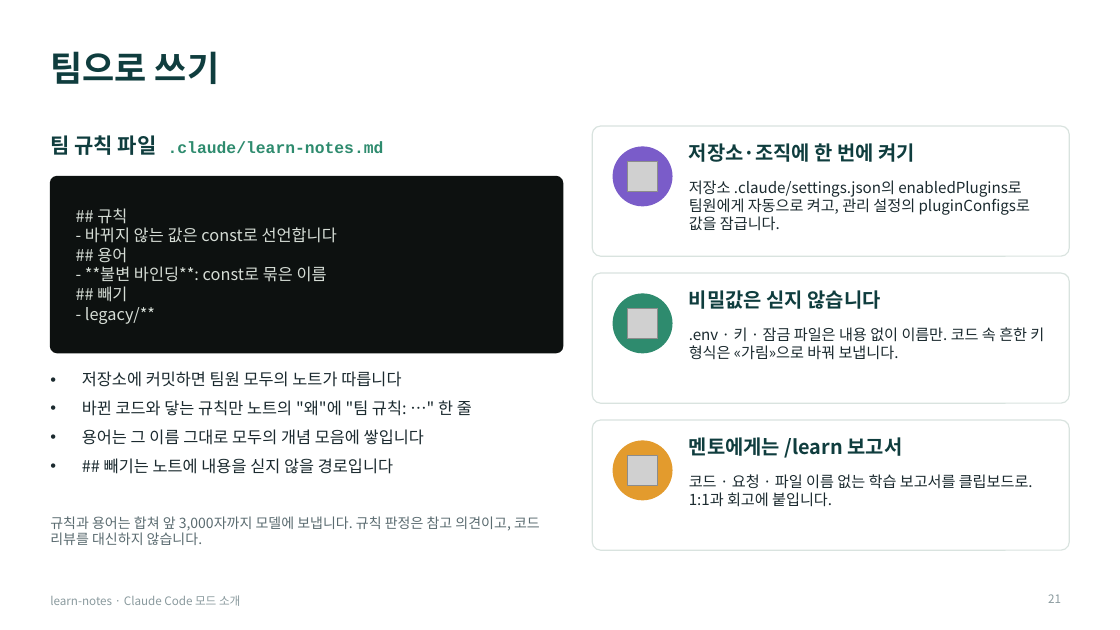
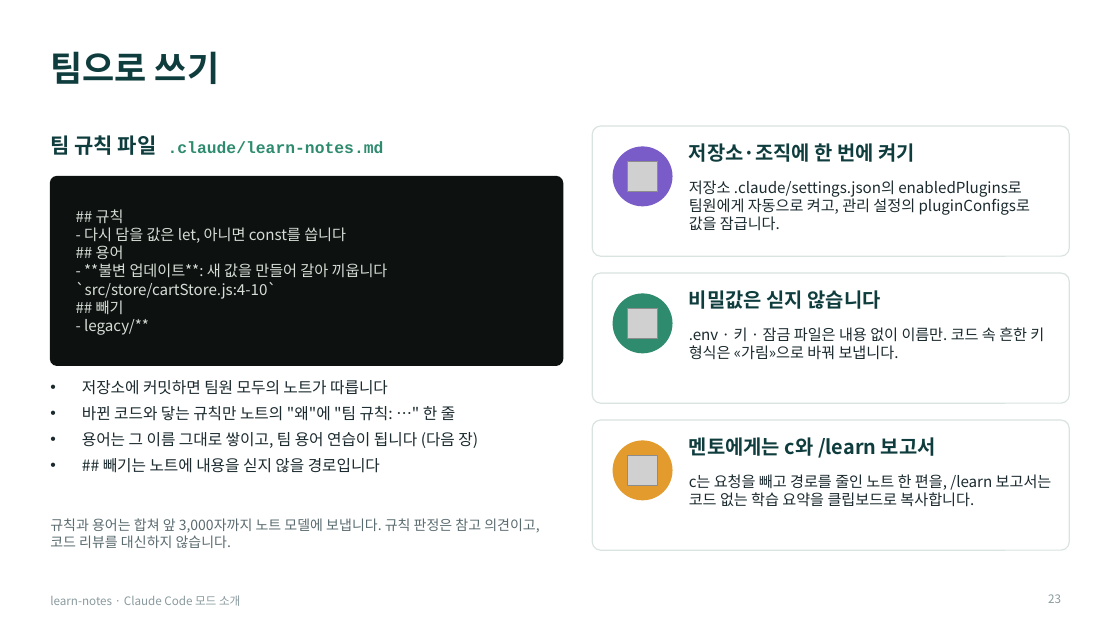
Before and after one commit to Owen-YC/learn-notes, a slide deck: slide 23 of docs/team/learn-notes-intro.pptx (slide 21 before the commit). Drawn at 1120x630 pixels with LibreOffice and Linux fonts; fonts in the diff are those of the drawing; grey boxes stand for pictures. Boxes give left, top, right and bottom in pixels: in the first picture for what was removed or moved away, otherwise in the second. Text is boxed around its words. In the diff, an @@ line names an element or a change of style, - is before the commit and + after.

```diff
--- a/docs/team/learn-notes-intro.pptx
+++ b/docs/team/learn-notes-intro.pptx
@@ rounded rectangle resized from (x1=50, y1=176, x2=563, y2=353) to (x1=50, y1=176, x2=563, y2=365) @@
@@ rounded rectangle at (x1=50, y1=176, x2=563, y2=365): proportions changed @@
@@ text at (x1=84, y1=209, x2=149, y2=335): size 14 to 13 pt in "## 규칙", "## 용어", "## 빼기", "- legacy/**" @@
@@ text at (x1=84, y1=227, x2=346, y2=243): text changed; size 14 to 13 pt @@
-- 바뀌지 않는 값은 const로 선언합니다
+- 다시 담을 값은 let, 아니면 const를 씁니다
@@ text at (x1=76, y1=263, x2=388, y2=299): text changed; size 14 to 13 pt @@
-- **불변 바인딩**: const로 묶은 이름
+- **불변 업데이트**: 새 값을 만들어 갈아 끼웁니다 `src/store/cartStore.js:4-10`
@@ text "저장소에 커밋하면 팀원 모두의 노트가 ..." moved from (x1=82, y1=371, x2=472, y2=474) to (x1=82, y1=380, x2=478, y2=473) @@
@@ text at (x1=82, y1=380, x2=455, y2=473): size 14 to 13.5 pt in "저장소에 커밋하면 팀원 모두의 노트가 따릅니다", "바뀐 코드와 닿는 규칙만 노트의 "왜"에 "팀 ...", "## 빼기는 노트에 내용을 싣지 않을 경로입니다"; less space between paragraphs @@
@@ text at (x1=82, y1=432, x2=478, y2=448): text changed; size 14 to 13.5 pt @@
-• 용어는 그 이름 그대로 모두의 개념 모음에 쌓입니다
+• 용어는 그 이름 그대로 쌓이고, 팀 용어 연습이 됩니다 (다음 장)
@@ text at (x1=689, y1=437, x2=936, y2=458): text changed @@
-멘토에게는 /learn 보고서
+멘토에게는 c와 /learn 보고서
@@ text at (x1=689, y1=474, x2=1052, y2=507): text changed @@
-코드 · 요청 · 파일 이름 없는 학습 보고서를 클립보드로. 1:1과 회고에 붙입니다.
+c는 요청을 빼고 경로를 줄인 노트 한 편을, /learn 보고서는 코드 없는 학습 요약을 클립보드로 복사합니다.
@@ text at (x1=50, y1=518, x2=539, y2=548): text changed @@
-규칙과 용어는 합쳐 앞 3,000자까지 모델에 보냅니다. 규칙 판정은 참고 의견이고, 코드 리뷰를 대신하지 않습니다.
+규칙과 용어는 합쳐 앞 3,000자까지 노트 모델에 보냅니다. 규칙 판정은 참고 의견이고, 코드 리뷰를 대신하지 않습니다.
@@ page number at (x1=1048, y1=594, x2=1061, y2=603): text changed @@
-21
+23
```
Also in this commit, not shown: 16 other slides changed, 4 slides added, 21 other files.
